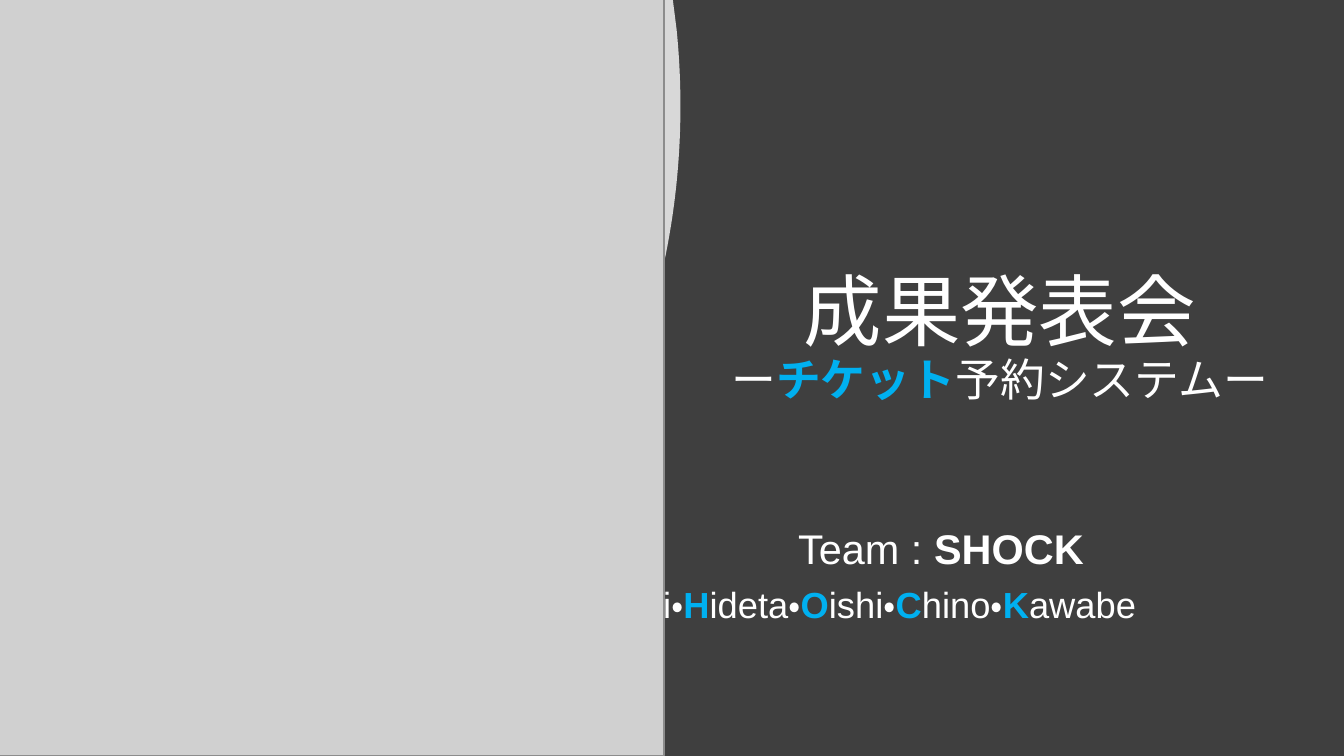
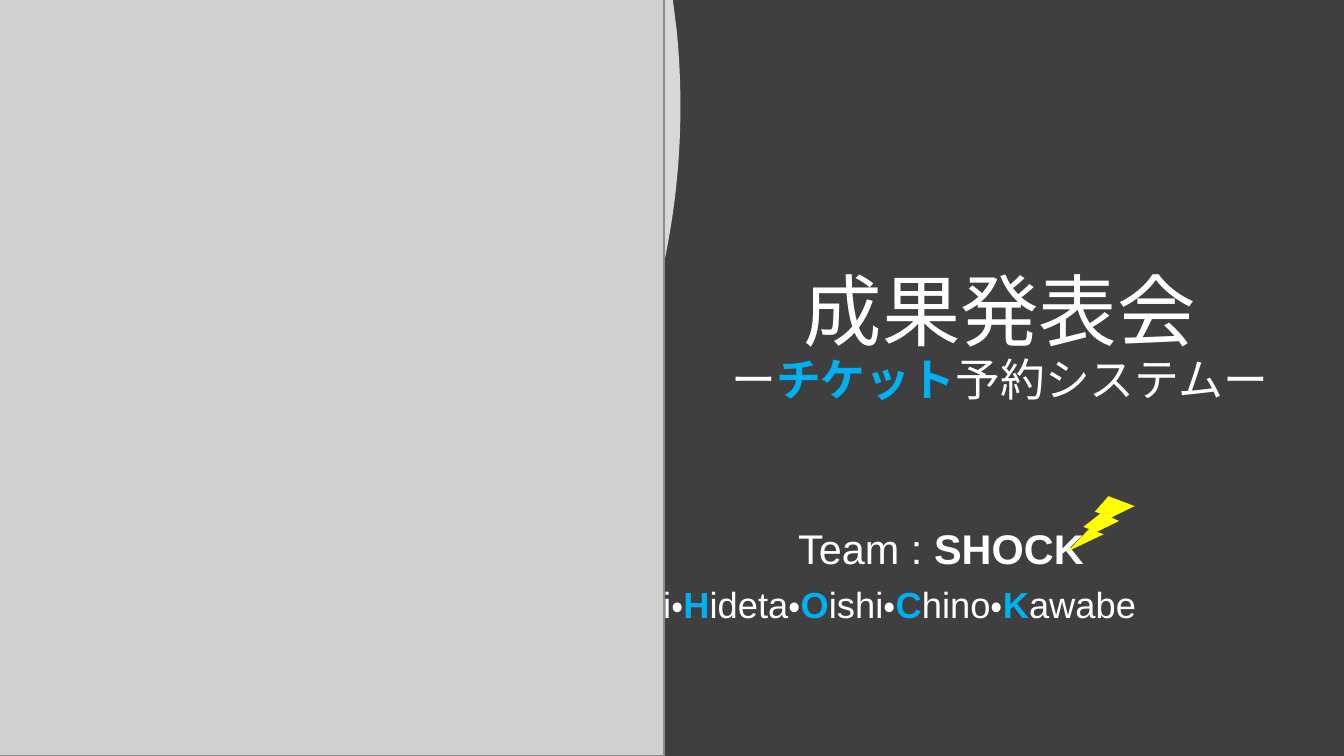
Before and after one commit to s-oishi/testRepo02, a slide deck: slide 1 of 成果発表会テンプレート.pptx. Drawn at 1344x756 pixels with LibreOffice and Linux fonts; fonts in the diff are those of the drawing; grey boxes stand for pictures. Boxes give left, top, right and bottom in pixels: in the first picture for what was removed or moved away, otherwise in the second. Text is boxed around its words. In the diff, an @@ line names an element or a change of style, - is before the commit and + after.

```diff
--- a/成果発表会テンプレート.pptx
+++ b/成果発表会テンプレート.pptx
@@ lightning bolt added at (1068, 496, 1134, 552), fill #FFFF00 @@
```
Also in this commit, not shown: 12 other slides changed.
